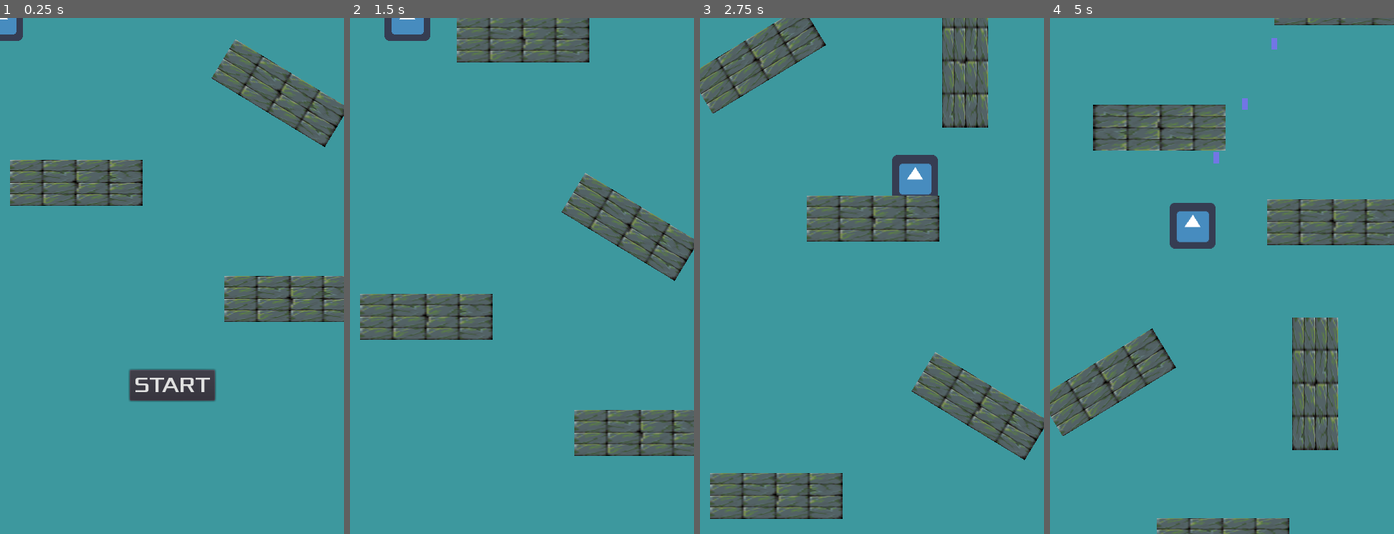
Above: before the commit, frames 1-4 (left to right).
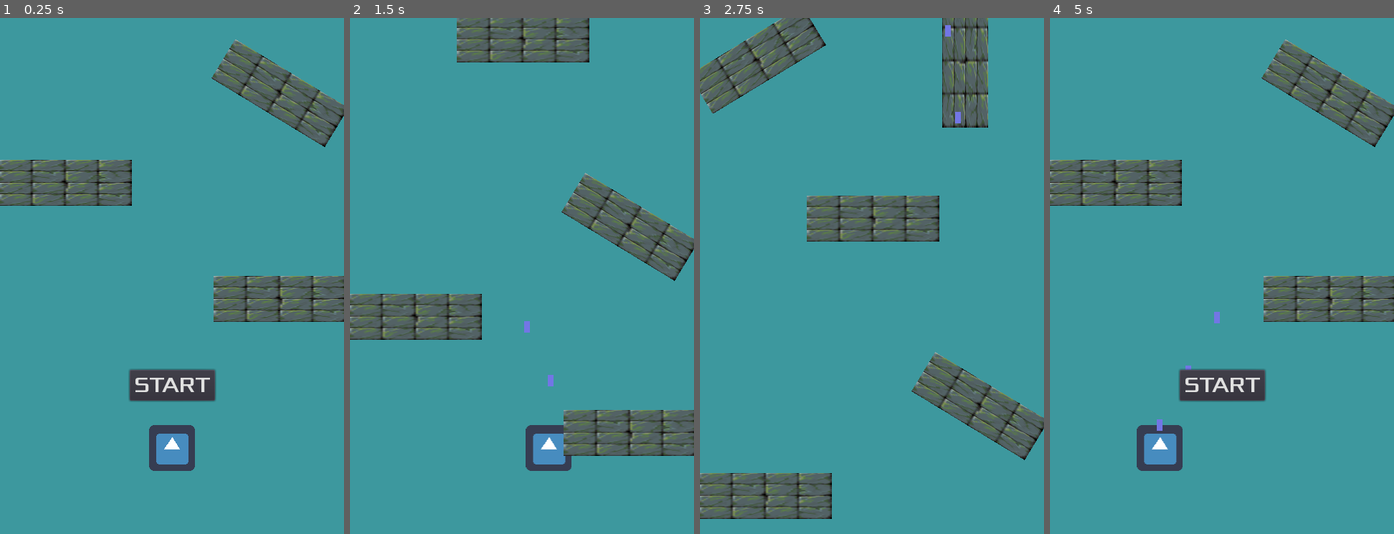
Above: after the commit, the same moments.

Repository: Harrison-Winters/Jet-Pack-Escape
Game: Godot game, scene res://Stage1.tscn
The game is run twice, just before and just after one commit, with the same random seed, the same clock (stepped at 60 frames per second) and the same inputs. The engine's default icon, where the game draws it, is replaced by a stand-in: a white triangle on a blue panel in a dark square.
Inputs:
- Up to frame 1 (0.25 s): no input
- Up to frame 2 (1.5 s): click "START" at 0.5 s; hold Right (ui_right) from 1.28 s (still down); hold Z (shoot) from 1.28 s (still down)
- Up to frame 3 (2.75 s): release Right (ui_right) at 2.03 s; release Z (shoot) at 2.03 s; hold Down (ui_down) from 2.03 s (still down); tap Z (shoot) at 2.1 s
- Up to frame 4 (5 s): release Down (ui_down) at 2.78 s; hold Right (ui_right) 2.78-3.53 s; hold Z (shoot) 2.78-3.53 s; hold Up (ui_up) 3.53-4.28 s; tap Z (shoot) at 3.6 s; hold Left (ui_left) from 4.28 s (still down); hold Z (shoot) from 4.28 s (still down)

The runs differ from the first frame. In frame 1, 5.1% of the frame differs, in the area x 0-100%, y 0-88%; in frame 2, 4.9%; in frame 3, 2.9%; in frame 4, 29%, in the area x 0-100%, y 0-100%.

Commit message:
Changed player start position

Diff:
--- a/Jetpack Escape/Player.tscn
+++ b/Jetpack Escape/Player.tscn
@@ -28,7 +28,6 @@
 [node name="ShieldDelayTimer" type="Timer" parent="."]
 one_shot = true
 
-[connection signal="timeout" from="InvincibilityTimer" to="." method="_on_InvincibilityTimer_timeout"]
 [node name="PlayerShotTimer" type="Timer" parent="."]
 wait_time = 0.1
 one_shot = true
@@ -36,4 +35,5 @@
 [node name="PlayerShootPosition" type="Position2D" parent="."]
 position = Vector2( 0, -32 )
 
+[connection signal="timeout" from="InvincibilityTimer" to="." method="_on_InvincibilityTimer_timeout"]
 [connection signal="timeout" from="PlayerShotTimer" to="." method="_on_PlayerShotTimer_timeout"]
--- a/Jetpack Escape/Stage1.tscn
+++ b/Jetpack Escape/Stage1.tscn
@@ -19,6 +19,7 @@
 script = ExtResource( 5 )
 
 [node name="PlayerCollisionObject" parent="." instance=ExtResource( 1 )]
+position = Vector2( 240, 600 )
 
 [node name="WallContainer" type="Node2D" parent="."]
 position = Vector2( -11, -3 )
@@ -74,10 +75,8 @@
 layer = -1
 
 [node name="Background" type="ColorRect" parent="BackgroundLayer"]
-
 anchor_right = 1.0
 anchor_bottom = 1.0
-
 color = Color( 0.239216, 0.596078, 0.619608, 1 )
 
 [node name="DeathZone" parent="." instance=ExtResource( 3 )]
@@ -87,7 +86,7 @@
 [node name="HUD" parent="." instance=ExtResource( 4 )]
 
 [node name="Obstacles" parent="." groups=["ObstacleGroup"] instance=ExtResource( 6 )]
-position = Vector2( 21, 274 )
+position = Vector2( 6, 274 )
 
 [node name="Obstacles2" parent="." groups=["ObstacleGroup"] instance=ExtResource( 6 )]
 position = Vector2( 11, -720 )
@@ -109,7 +108,7 @@
 rotation = 1.5708
 
 [node name="Obstacles7" parent="." groups=["ObstacleGroup"] instance=ExtResource( 6 )]
-position = Vector2( -278, 112 )
+position = Vector2( -293, 112 )
 
 [node name="Obstacles8" parent="." groups=["ObstacleGroup"] instance=ExtResource( 6 )]
 position = Vector2( 538, -616 )
